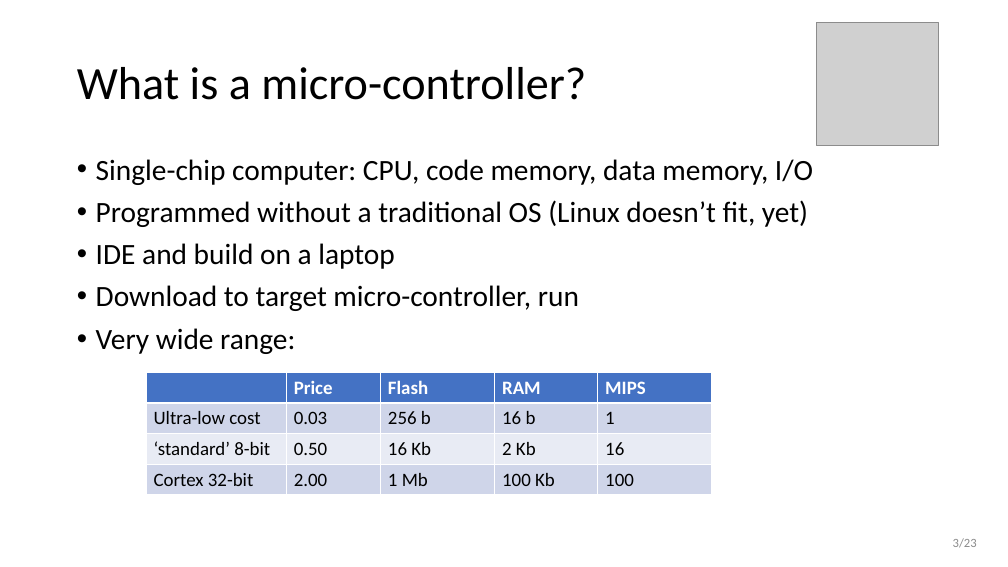
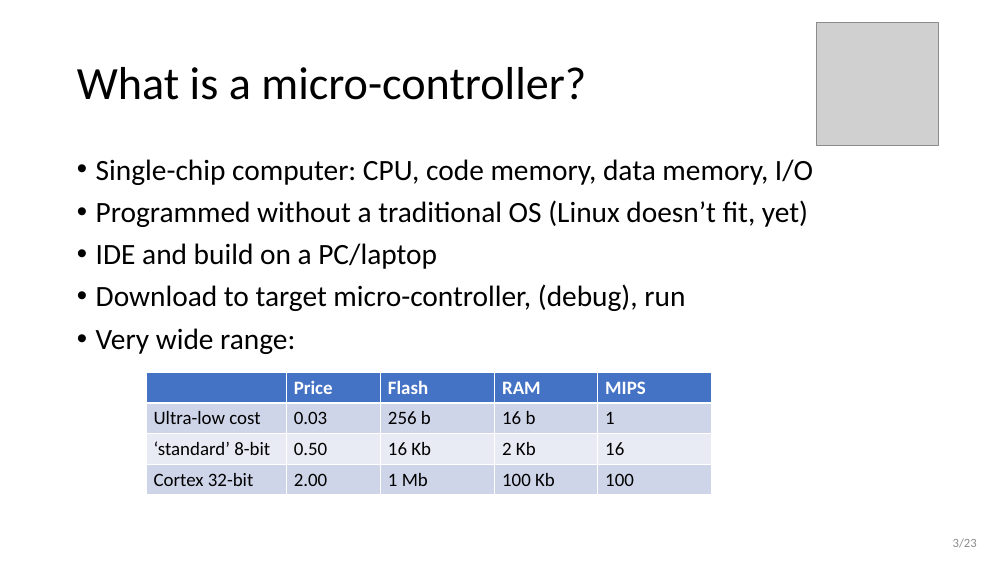
Before and after one commit to wovo/talk-gpio-abstractions, a slide deck: slide 3 of powerpoint/gpio-abstractions.pptx. Drawn at 1008x567 pixels with LibreOffice and Linux fonts; fonts in the diff are those of the drawing; grey boxes stand for pictures. Boxes give left, top, right and bottom in pixels: in the first picture for what was removed or moved away, otherwise in the second. Text is boxed around its words. In the diff, an @@ line names an element or a change of style, - is before the commit and + after.

```diff
--- a/powerpoint/gpio-abstractions.pptx
+++ b/powerpoint/gpio-abstractions.pptx
@@ text at bbox=[96, 243, 685, 311]: text changed @@
-• IDE and build on a laptop
-• Download to target micro-controller, run
+• IDE and build on a PC/laptop
+• Download to target micro-controller, (debug), run
```
Also in this commit, not shown: 10 other slides changed, 1 slide added, 3 other files.
